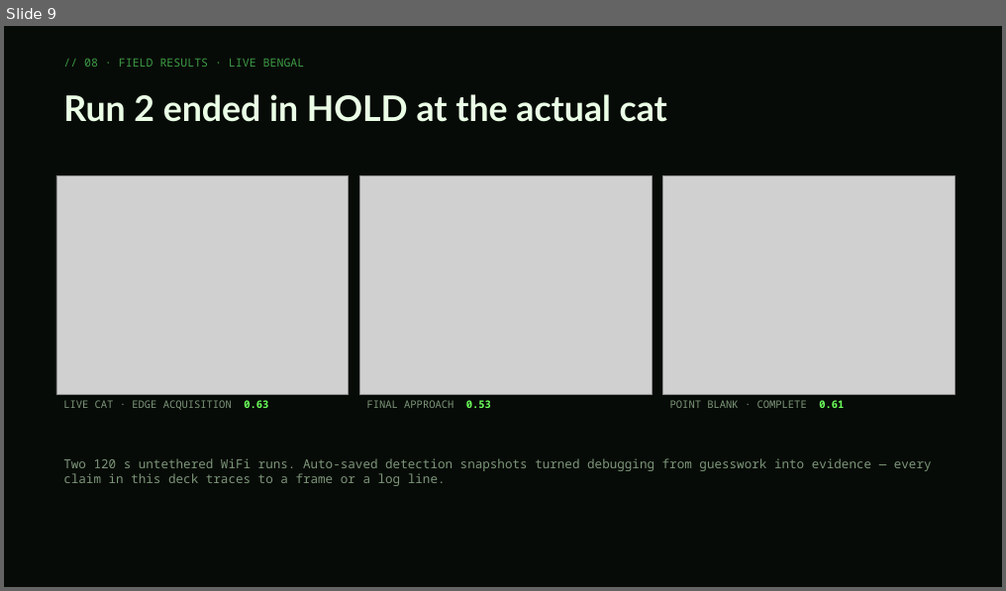
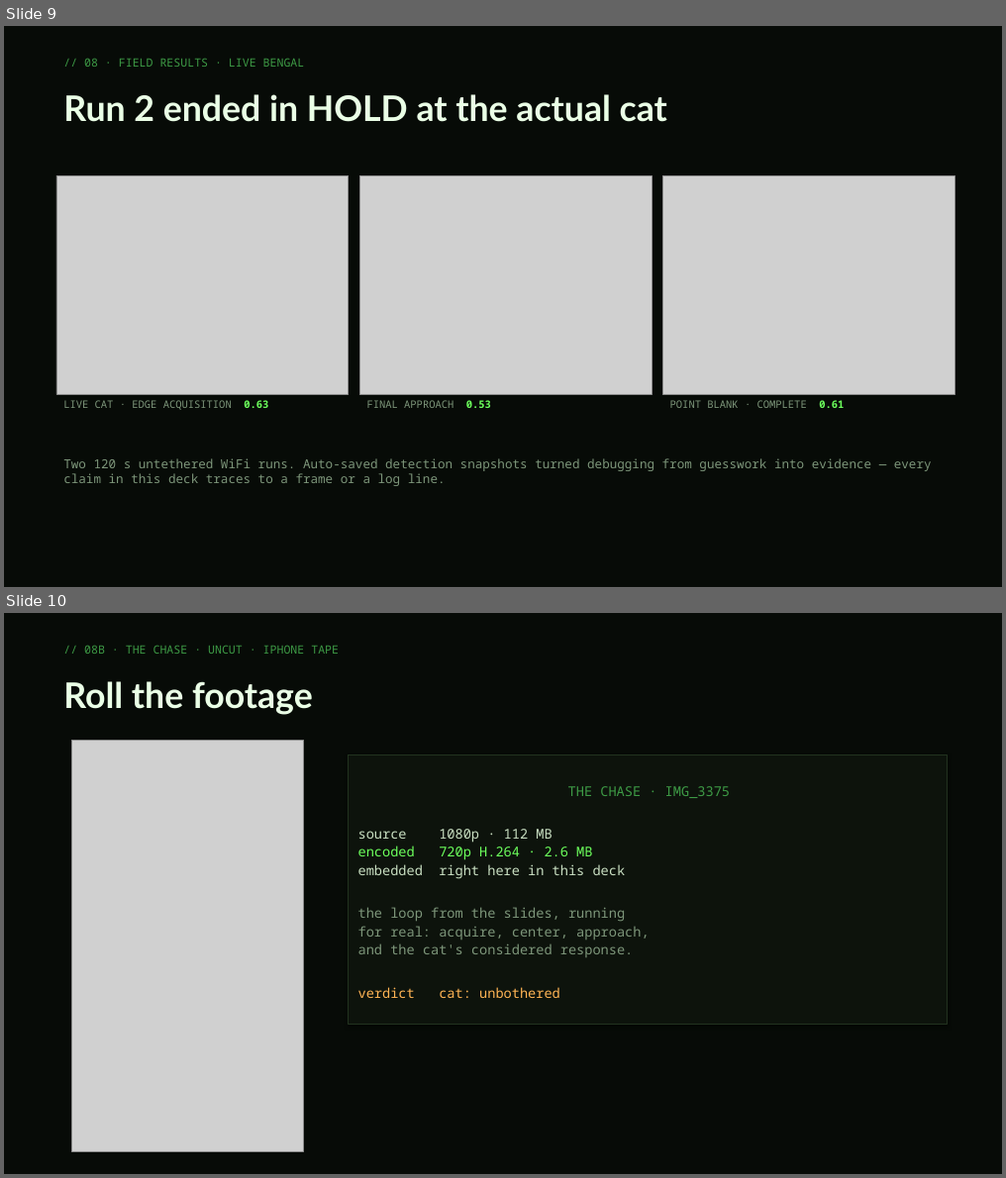
Before and after one commit to peter-m-mayer/rover, a slide deck: docs/catchaser_presentation.pptx. Shown one above the other, each under a label of ours: slide 9 before the commit, slides 9 and 10 after it. The pictures are 1006x591 and 1006x1178 pixels, drawn with LibreOffice and Linux fonts; fonts in the diff are those of the drawing; grey boxes stand for pictures. Boxes give left, top, right and bottom in pixels: in the first picture for what was removed or moved away, otherwise in the second. Text is boxed around its words. In the diff, an @@ line names an element or a change of style, - is before the commit and + after.

```diff
--- a/docs/catchaser_presentation.pptx
+++ b/docs/catchaser_presentation.pptx
@@ slide 10 added at box(4, 613, 1002, 1174), background #070B07 @@
@@ text added at box(84, 645, 339, 654), 11 pt, text #3D9A45 @@
+// 08B · THE CHASE · UNCUT · IPHONE TAPE
@@ text added at box(63, 681, 313, 715), 34 pt, text #EAFFE6, bold @@
+Roll the footage
@@ picture added at box(71, 741, 303, 1152) @@
@@ rectangle added at box(349, 756, 947, 1025), fill #0D130C, outline #22331F 1 pt, 13 pt, text #7D967A @@
+THE CHASE · IMG_3375
+source 1080p · 112 MB
+encoded 720p H.264 · 2.6 MB
+embedded right here in this deck
+the loop from the slides, running
+for real: acquire, center, approach,
+and the cat's considered response.
+verdict cat: unbothered
```
Also in this commit, not shown: 2 slides changed, 8 other files.
